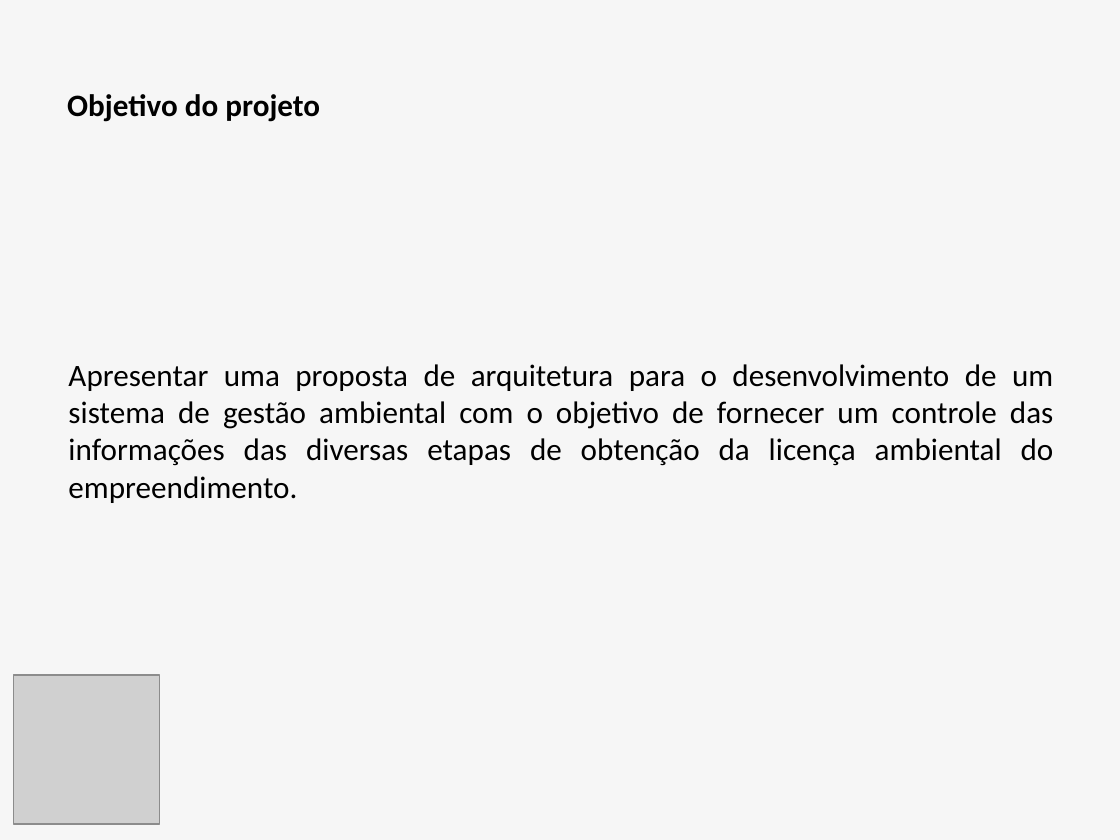
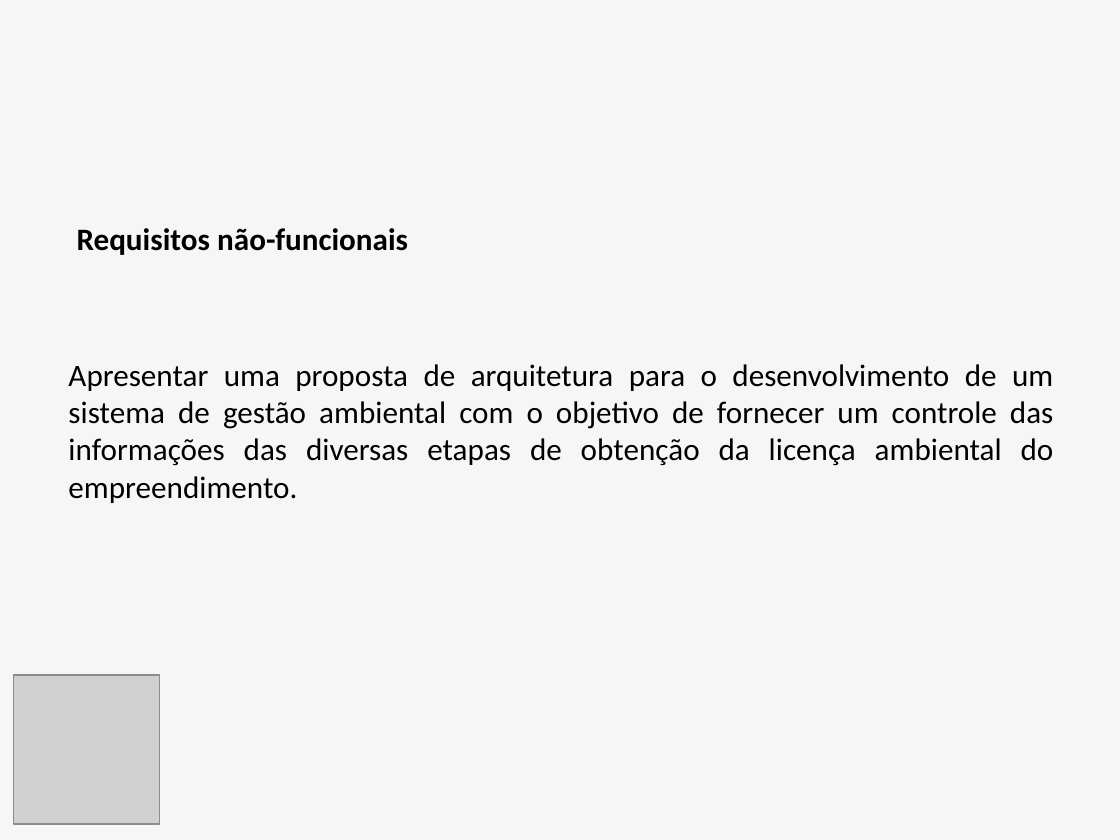
Before and after one commit to luizfernandodias/vessel-gestao-ambiental, a slide deck: slide 6 of apresentacao/Slides_Apresentacao_TCC.pptx (slide 2 before the commit). Drawn at 1120x840 pixels with LibreOffice and Linux fonts; fonts in the diff are those of the drawing; grey boxes stand for pictures. Boxes give left, top, right and bottom in pixels: in the first picture for what was removed or moved away, otherwise in the second. Text is boxed around its words. In the diff, an @@ line names an element or a change of style, - is before the commit and + after.

```diff
--- a/apresentacao/Slides_Apresentacao_TCC.pptx
+++ b/apresentacao/Slides_Apresentacao_TCC.pptx
@@ title removed at [67,94,320,122] @@
-Objetivo do projeto
@@ text added at [77,228,408,255], 20 pt, text #000000, bold @@
+Requisitos não-funcionais
```
Also in this commit, not shown: 4 slides added, 11 other files.
